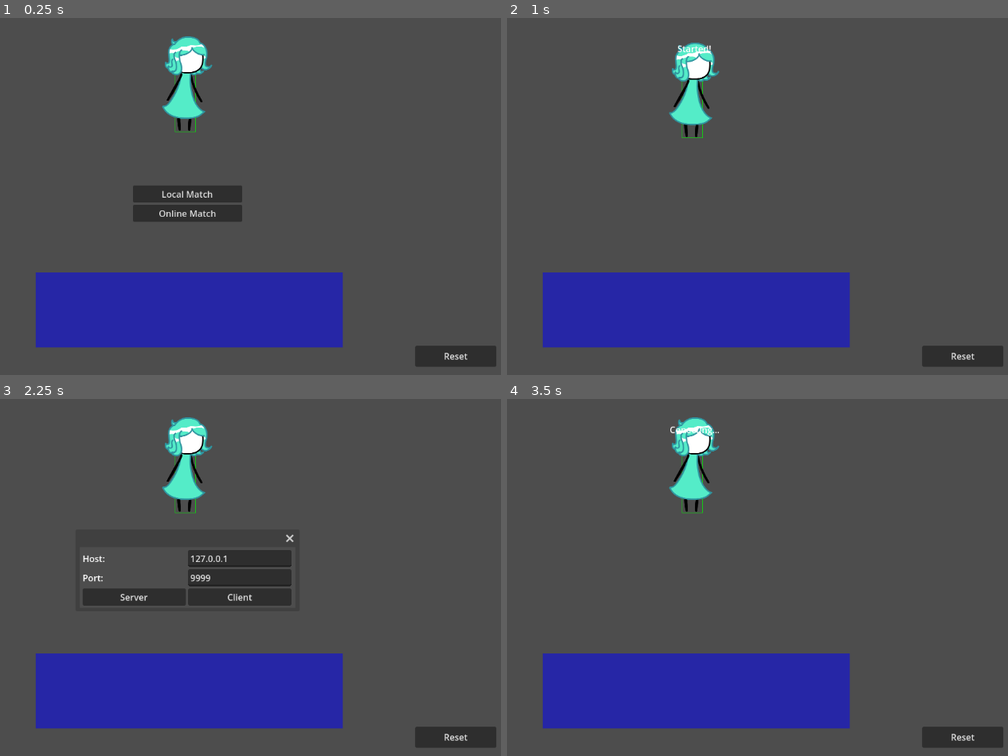
Above: before the commit, frames 1-4 (two rows, left to right).
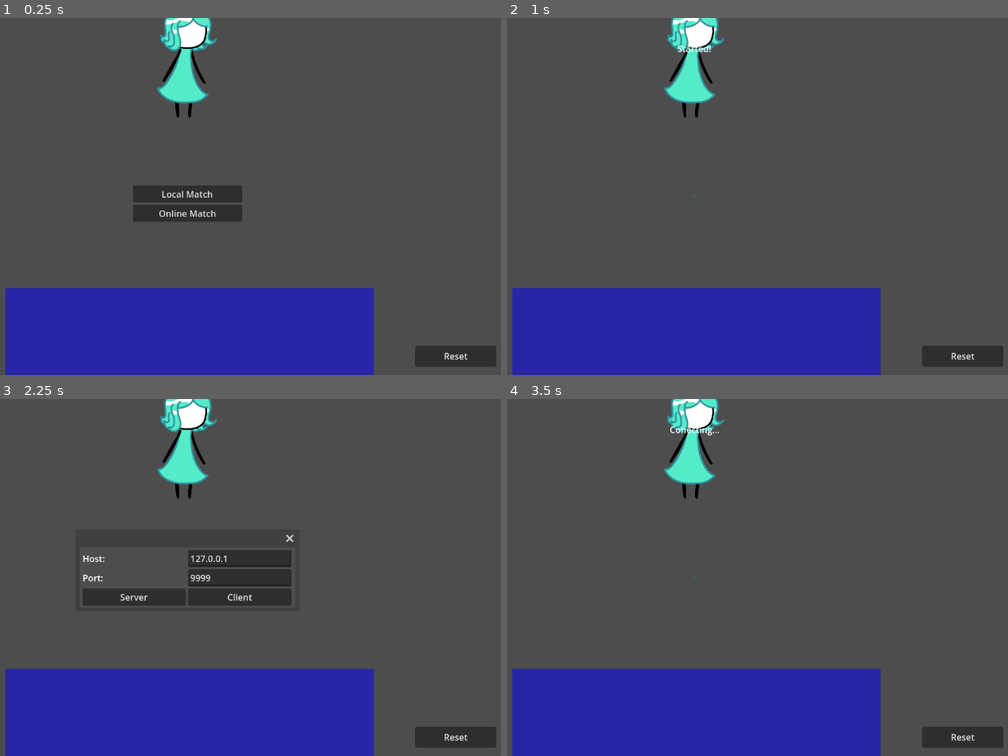
Above: after the commit, the same moments.

Repository: Patotatoman27/paperSlash
Game: Godot game, scene res://Scenes/MainGame/main.tscn
The game is run twice, just before and just after one commit, with the same random seed, the same clock (stepped at 60 frames per second) and the same inputs.
Inputs:
- Up to frame 1 (0.25 s): no input
- Up to frame 2 (1 s): click "Local Match" at 0.5 s
- Up to frame 3 (2.25 s): click "Reset" at 1.25 s; click "Online Match" at 2 s
- Up to frame 4 (3.5 s): click "Client" at 2.75 s

The runs differ from the first frame. In frame 1, 13% of the frame differs, in the area x 0-75%, y 0-100%; in frame 2, 13%; in frame 3, 13%; in frame 4, 13%.
Error after the commit: Trying to assign value of type 'Node' to a variable of type 'Node2D'. (res://Scripts/StateMachine/StateClasses/BaseState.gd:3)

Commit message:
AnimationPlayer + StateMachine Barebones

Diff:
--- a/Scenes/Characters/Mint.tscn
+++ b/Scenes/Characters/Mint.tscn
@@ -14,6 +14,9 @@
 [ext_resource type="Texture2D" uid="uid://bq16u8ua6rjy8" path="res://Sprites/Characters/Mint/Mint1/Idle0011.png" id="12_2qvk3"]
 [ext_resource type="Texture2D" uid="uid://dttff1y6ehuuu" path="res://Sprites/Characters/Mint/Mint1/Idle0012.png" id="13_qt8nw"]
 [ext_resource type="Texture2D" uid="uid://3fix1mosdwb0" path="res://Sprites/Characters/Mint/Mint1/Idle0013.png" id="14_5srnx"]
+[ext_resource type="Script" uid="uid://deqspp6r5a5vh" path="res://addons/godot-rollback-netcode/NetworkAnimationPlayer.gd" id="15_2gre2"]
+[ext_resource type="Script" uid="uid://bqadeyvv6at7p" path="res://Scripts/StateMachine/state_machine.gd" id="16_6bv0q"]
+[ext_resource type="Script" uid="uid://cie8tqrw4t8e8" path="res://Scripts/StateMachine/CharacterStates/idle.gd" id="17_7wd6f"]
 
 [sub_resource type="SpriteFrames" id="SpriteFrames_hqk5u"]
 animations = [{
@@ -65,8 +68,49 @@
 [sub_resource type="RectangleShape2D" id="RectangleShape2D_gemsn"]
 size = Vector2(73, 267)
 
-[node name="Player1" type="Node2D" groups=["network_sync"]]
+[sub_resource type="Animation" id="Animation_6bv0q"]
+resource_name = "Idle"
+length = 0.9500017
+loop_mode = 1
+step = 0.016666668
+tracks/0/type = "value"
+tracks/0/imported = false
+tracks/0/enabled = true
+tracks/0/path = NodePath("AnimatedSprite2D:frame")
+tracks/0/interp = 1
+tracks/0/loop_wrap = true
+tracks/0/keys = {
+"times": PackedFloat32Array(0, 0.06666666, 0.13333334, 0.2, 0.26666668, 0.3333334, 0.40000004, 0.46666676, 0.6000001, 0.66666675, 0.73333335, 0.79999995, 0.8666667),
+"transitions": PackedFloat32Array(1, 1, 1, 1, 1, 1, 1, 1, 1, 1, 1, 1, 1),
+"update": 1,
+"values": [0, 1, 2, 3, 4, 5, 6, 7, 8, 9, 10, 11, 12]
+}
+
+[sub_resource type="Animation" id="Animation_7wd6f"]
+length = 0.001
+tracks/0/type = "value"
+tracks/0/imported = false
+tracks/0/enabled = true
+tracks/0/path = NodePath("AnimatedSprite2D:frame")
+tracks/0/interp = 1
+tracks/0/loop_wrap = true
+tracks/0/keys = {
+"times": PackedFloat32Array(0),
+"transitions": PackedFloat32Array(1),
+"update": 1,
+"values": [0]
+}
+
+[sub_resource type="AnimationLibrary" id="AnimationLibrary_lhl0d"]
+_data = {
+&"Idle": SubResource("Animation_6bv0q"),
+&"RESET": SubResource("Animation_7wd6f")
+}
+
+[node name="Mint" type="Node2D" groups=["network_sync"]]
 script = ExtResource("1_gemsn")
+PLAYER_OFFSET = Vector2(-7.5, 41.5)
+PLAYER_SIZE = Vector2(73, 267)
 
 [node name="AnimatedSprite2D" type="AnimatedSprite2D" parent="."]
 sprite_frames = SubResource("SpriteFrames_hqk5u")
@@ -77,3 +121,16 @@
 visible = false
 position = Vector2(-7.5, 41.5)
 shape = SubResource("RectangleShape2D_gemsn")
+
+[node name="NetworkAnimationPlayer" type="AnimationPlayer" parent="."]
+libraries = {
+&"": SubResource("AnimationLibrary_lhl0d")
+}
+script = ExtResource("15_2gre2")
+metadata/_custom_type_script = "uid://deqspp6r5a5vh"
+
+[node name="StateMachine" type="Node" parent="."]
+script = ExtResource("16_6bv0q")
+
+[node name="Idle" type="Node" parent="StateMachine"]
+script = ExtResource("17_7wd6f")
--- a/Scenes/MainGame/main.tscn
+++ b/Scenes/MainGame/main.tscn
@@ -1,8 +1,11 @@
-[gd_scene load_steps=4 format=3 uid="uid://wmw35wk4nw7w"]
+[gd_scene load_steps=5 format=3 uid="uid://wmw35wk4nw7w"]
 
 [ext_resource type="Script" uid="uid://d03akmlnlji6i" path="res://Scripts/Main/main.gd" id="1_2peg6"]
 [ext_resource type="Script" uid="uid://dt81i7ucl0676" path="res://Scripts/Stages/test_stage_realTest.gd" id="2_6q51q"]
 [ext_resource type="PackedScene" uid="uid://rkdbyryukypr" path="res://Scenes/Characters/Mint.tscn" id="2_ohob2"]
+
+[sub_resource type="RectangleShape2D" id="RectangleShape2D_6q51q"]
+size = Vector2(1113, 271)
 
 [node name="Main" type="Node"]
 script = ExtResource("1_2peg6")
@@ -107,14 +110,22 @@
 [node name="TestStage" type="Node2D" parent="World/Stage"]
 script = ExtResource("2_6q51q")
 
+[node name="CollisionShape2D" type="CollisionShape2D" parent="World/Stage/TestStage"]
+position = Vector2(6, 412)
+shape = SubResource("RectangleShape2D_6q51q")
+
 [node name="Player1" parent="World" instance=ExtResource("2_ohob2")]
 position = Vector2(0, -410)
+PLAYER_OFFSET = Vector2(-7.5, 41.5)
+PLAYER_SIZE = Vector2(73, 267)
 
 [node name="Player2" parent="World" instance=ExtResource("2_ohob2")]
 position = Vector2(0, -410)
+PLAYER_OFFSET = Vector2(-7.5, 41.5)
+PLAYER_SIZE = Vector2(73, 267)
 
 [node name="Camera2D" type="Camera2D" parent="World"]
-zoom = Vector2(0.5, 0.5)
+zoom = Vector2(0.6, 0.6)
 
 [connection signal="pressed" from="CanvasLayer/MainMenu/Singleplayer" to="." method="_on_singleplayer_pressed"]
 [connection signal="pressed" from="CanvasLayer/MainMenu/Online" to="." method="_on_online_pressed"]
--- /dev/null
+++ b/Scripts/Classes/PlayerClass.gd
@@ -0,0 +1,62 @@
+class_name Player extends Node2D
+
+#Referencias
+@onready var stateMachine: StateMachine = $StateMachine
+@onready var AnimPlayer: NetworkAnimationPlayer = $NetworkAnimationPlayer
+@onready var stage: Node2D = $"../Stage/TestStage"
+#Controllers
+var inputPrefix := "P1_"
+
+#Atributos //Se guardan
+var velocity : Vector2
+var grounded : bool = false
+#Stats
+var speed : int
+var jumpSpeed : int
+var gravity : int
+# Collision box
+var playerRect: Rect2
+@export var PLAYER_OFFSET : Vector2
+@export var PLAYER_SIZE : Vector2
+
+#region INPUT
+func _get_local_input() -> Dictionary:
+	var inputVector = Input.get_vector(inputPrefix+"Left", inputPrefix+"Right", inputPrefix+"Up", inputPrefix+"Down")
+	var input := {}
+	if inputVector != Vector2.ZERO:
+		input["inputVector"] = inputVector
+	if Input.is_action_just_pressed(inputPrefix+"Jump"):
+		input["jump"] = true
+	return input
+
+#region PROCESS
+func _network_process(input: Dictionary) -> void:
+	position += input.get("inputVector", Vector2.ZERO) * speed
+	if input.get("jump", false):
+		velocity.y = jumpSpeed;
+	stateMachine._updatePlayerRect()
+	stateMachine.physics_step()
+
+#region STATE SAVE/LOAD
+func _save_state() -> Dictionary:
+	return {
+		position = position,
+		velocity = velocity,
+		grounded = grounded,
+		SMstate = stateMachine.currentState
+	}
+
+func _load_state(state: Dictionary):
+	position = state["position"]
+	velocity = state["velocity"]
+	grounded = state["grounded"]
+	stateMachine.currentState = state["SMstate"]
+	stateMachine._updatePlayerRect()
+
+#region HITBOX
+func _draw():
+	var local_rect = Rect2(
+		playerRect.position - global_position,
+		playerRect.size
+	)
+	draw_rect(local_rect, Color(0, 1, 0, 0.5), false, 2)
--- a/Scripts/Online/customMessageSerializer.gd
+++ b/Scripts/Online/customMessageSerializer.gd
@@ -5,7 +5,8 @@
 	'/root/Main/World/Player2': 2,
 }
 enum HeaderFlags {
-	HAS_INPUTVECTOR = 0x01
+	HAS_INPUTVECTOR = 0x01,
+	JUMP_ACTION = 0x02
 }
 
 var input_path_mapping_reverse := {}
@@ -30,6 +31,8 @@
 		var input = allInput[path]
 		if input.has("inputVector"):
 			header |= HeaderFlags.HAS_INPUTVECTOR
+		if input.get("jump", false):
+			header |= HeaderFlags.JUMP_ACTION
 
 		buffer.put_u8(header)
 
@@ -59,6 +62,8 @@
 	var header = buffer.get_u8()
 	if header & HeaderFlags.HAS_INPUTVECTOR:
 		input["inputVector"] = Vector2(buffer.get_float(), buffer.get_float())
+	if header & HeaderFlags.JUMP_ACTION:
+		input["jump"] = true
 
 	allInput[path] = input
 	return allInput
--- a/Scripts/Players/playerScript.gd
+++ b/Scripts/Players/playerScript.gd
@@ -1,109 +1,8 @@
-extends Node2D
-
-@onready var stage: Node2D = $"../Stage/TestStage"
-
-var velocity : Vector2
-var grounded := false
-const gravity = 0.1
-var speed := 8
-
-# Constantes para el jugador
-const PLAYER_SIZE = Vector2(73, 267)
-const PLAYER_OFFSET = Vector2(-7.5, 41.5) # offset desde la posición real del nodo
-
-# Collision box
-var playerRect: Rect2
-
-#Controllers
-var inputPrefix := "P1_"
+extends Player
 
 func _ready():
-	_updatePlayerRect()
-
-func _get_local_input() -> Dictionary:
-	var inputVector = Input.get_vector(inputPrefix+"Left", inputPrefix+"Right", inputPrefix+"Up", inputPrefix+"Down")
-	var input := {}
-	if inputVector != Vector2.ZERO:
-		input["inputVector"] = inputVector
-	return input
-
-func _network_process(input: Dictionary) -> void:
-	position += input.get("inputVector", Vector2.ZERO) * speed
-	_updatePlayerRect()
-	physics_step()
-
-func _save_state() -> Dictionary:
-	return {
-		position = position,
-		velocity = velocity,
-		grounded = grounded,
-	}
-
-func _load_state(state: Dictionary):
-	position = state["position"]
-	velocity = state["velocity"]
-	grounded = state["grounded"]
-	_updatePlayerRect()
-
-func _updatePlayerRect():
-	# Player rect centrado en la posición del nodo + offset
-	playerRect = Rect2(position + PLAYER_OFFSET - PLAYER_SIZE/2, PLAYER_SIZE)
-
-func physics_step():
-	apply_gravity();
-	_updatePlayerRect();
-	resolveCollisions()
-	updateGrounded()
-
-func apply_gravity():
-	position.y += 1
-
-func resolveCollisions():
-	for f in stage.floorRectangles:
-		var floorGlobal = Rect2(f.position + stage.position, f.size)
-
-		if playerRect.intersects(floorGlobal):
-
-			var playerCenter = playerRect.position + playerRect.size / 2
-			var floorCenter = floorGlobal.position + floorGlobal.size / 2
-
-			var dx = playerCenter.x - floorCenter.x
-			var dy = playerCenter.y - floorCenter.y
-
-			var overlapX = (playerRect.size.x / 2 + floorGlobal.size.x / 2) - abs(dx)
-			var overlapY = (playerRect.size.y / 2 + floorGlobal.size.y / 2) - abs(dy)
-
-			# Resolver por el eje de menor penetración
-			if overlapX < overlapY:
-				# Horizontal
-				if dx > 0:
-					playerRect.position.x += overlapX
-				else:
-					playerRect.position.x -= overlapX
-			else:
-				# Vertical (piso o techo)
-				if dy > 0:
-					# debajo → empujar hacia abajo (techo)
-					playerRect.position.y += overlapY
-				else:
-					# arriba → empujar hacia arriba (piso)
-					playerRect.position.y -= overlapY
-
-	# sincronizar posición del nodo
-	position = playerRect.position + PLAYER_SIZE/2 - PLAYER_OFFSET
-
-
-func updateGrounded():
-	grounded = false
-	for f in stage.floorRectangles:
-		var floorGlobal = Rect2(f.position + stage.position, f.size)
-		if playerRect.position.y + playerRect.size.y == floorGlobal.position.y:
-			grounded = true
-			break
-
-func _draw():
-	var local_rect = Rect2(
-		playerRect.position - global_position,
-		playerRect.size
-	)
-	draw_rect(local_rect, Color(0, 1, 0, 0.5), false, 2)
+	stateMachine._updatePlayerRect()
+	speed = 8
+	jumpSpeed = -30
+	gravity = 1.5
+	AnimPlayer.play("Idle")
--- /dev/null
+++ b/Scripts/StateMachine/CharacterStates/idle.gd
@@ -0,0 +1 @@
+extends PlayerState
--- /dev/null
+++ b/Scripts/StateMachine/StateClasses/BaseState.gd
@@ -0,0 +1,3 @@
+class_name BaseState extends Node
+
+@onready var controlledNode: Node2D = $"."
--- /dev/null
+++ b/Scripts/StateMachine/StateClasses/PlayerState.gd
@@ -0,0 +1,52 @@
+class_name PlayerState extends BaseState
+
+func physics_step():
+	apply_gravity();
+	_updatePlayerRect();
+	resolveCollisions()
+	updateGrounded()
+
+func _updatePlayerRect():
+	controlledNode.playerRect = Rect2(controlledNode.position + controlledNode.PLAYER_OFFSET - controlledNode.PLAYER_SIZE/2, controlledNode.PLAYER_SIZE)
+
+func apply_gravity():
+	controlledNode.velocity.y += controlledNode.gravity
+	controlledNode.position.y += controlledNode.velocity.y
+
+func resolveCollisions():
+	for f in controlledNode.stage.floorRectangles:
+		var floorGlobal = Rect2(f.position + controlledNode.stage.position, f.size)
+		if controlledNode.playerRect.intersects(floorGlobal):
+			var playerCenter = controlledNode.playerRect.position + controlledNode.playerRect.size / 2
+			var floorCenter = floorGlobal.position + floorGlobal.size / 2
+			var dx = playerCenter.x - floorCenter.x
+			var dy = playerCenter.y - floorCenter.y
+			var overlapX = (controlledNode.playerRect.size.x / 2 + floorGlobal.size.x / 2) - abs(dx)
+			var overlapY = (controlledNode.playerRect.size.y / 2 + floorGlobal.size.y / 2) - abs(dy)
+			# Resolver por el eje de menor penetración
+			if overlapX < overlapY:
+				# Horizontal
+				if dx > 0:
+					controlledNode.playerRect.position.x += overlapX
+				else:
+					controlledNode.playerRect.position.x -= overlapX
+			else:
+				# Vertical (piso o techo)
+				if dy > 0:
+					# debajo → empujar hacia abajo (techo)
+					controlledNode.playerRect.position.y += overlapY
+				else:
+					# arriba → empujar hacia arriba (piso)
+					controlledNode.playerRect.position.y -= overlapY
+					controlledNode.velocity.y = 0;
+	# sincronizar posición del nodo
+	controlledNode.position = controlledNode.playerRect.position + controlledNode.PLAYER_SIZE/2 - controlledNode.PLAYER_OFFSET
+
+
+func updateGrounded():
+	controlledNode.grounded = false
+	for f in controlledNode.stage.floorRectangles:
+		var floorGlobal = Rect2(f.position + controlledNode.stage.position, f.size)
+		if controlledNode.playerRect.position.y + controlledNode.playerRect.size.y == floorGlobal.position.y:
+			controlledNode.grounded = true
+			break
--- /dev/null
+++ b/Scripts/StateMachine/state_machine.gd
@@ -0,0 +1,4 @@
+class_name StateMachine extends Node
+
+@onready var controlledNode: Node2D = $".."
+var currentState : BaseState
--- a/project.godot
+++ b/project.godot
@@ -76,12 +76,19 @@
 "events": [Object(InputEventJoypadMotion,"resource_local_to_scene":false,"resource_name":"","device":1,"axis":0,"axis_value":1.0,"script":null)
 ]
 }
+P1_Jump={
+"deadzone": 0.2,
+"events": [Object(InputEventKey,"resource_local_to_scene":false,"resource_name":"","device":-1,"window_id":0,"alt_pressed":false,"shift_pressed":false,"ctrl_pressed":false,"meta_pressed":false,"pressed":false,"keycode":0,"physical_keycode":32,"key_label":0,"unicode":32,"location":0,"echo":false,"script":null)
+]
+}
+P2_Jump={
+"deadzone": 0.2,
+"events": []
+}
 
 [network]
 
 rollback/classes/message_serializer="uid://cobt4vt4bloeq"
-rollback/debug/rollback_ticks=4
-rollback/debug/random_rollback_ticks=10
 rollback/log_inspector/replay_match_scene_path="uid://wmw35wk4nw7w"
 
 [rendering]
Not shown: 1 places in Scenes/Characters/Mint.tscn that only renumber resources
Not shown, added: Scripts/Classes/PlayerClass.gd.uid
Not shown, added: Scripts/StateMachine/CharacterStates/idle.gd.uid
Not shown, added: Scripts/StateMachine/StateClasses/BaseState.gd.uid
Not shown, added: Scripts/StateMachine/StateClasses/PlayerState.gd.uid
Not shown, added: Scripts/StateMachine/state_machine.gd.uid
